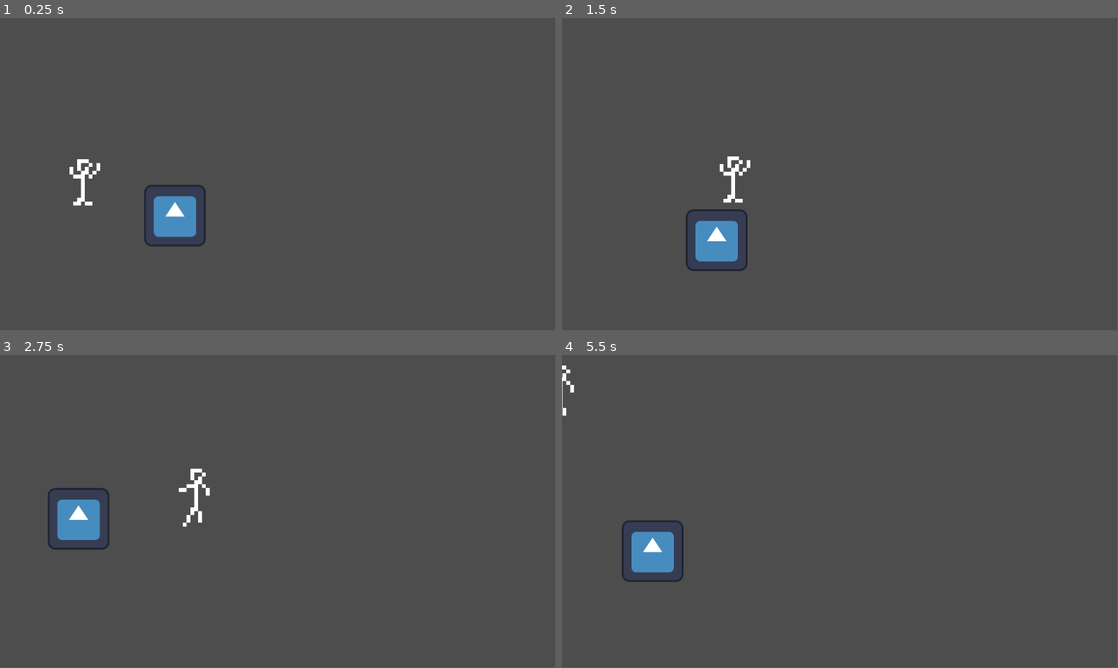
Above: before the commit, frames 1-4 (two rows, left to right).
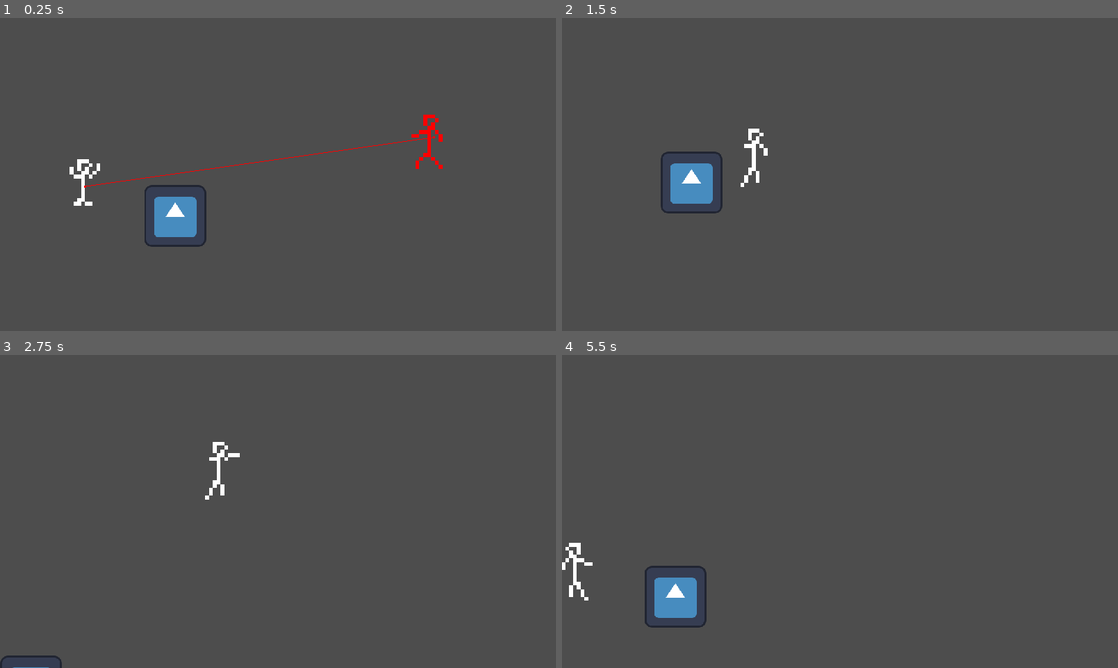
Above: after the commit, the same moments.

Repository: cookie1170/gwj70
Game: Godot game, scene res://scenes/levels/e.tscn
Same seed, same stepped clock (60 frames per second), same inputs: the game is played once before the commit and once after it. Before the commit the project starts from res://e.tscn. The engine's default icon, where the game draws it, is replaced by a stand-in: a white triangle on a blue panel in a dark square.
Inputs (mouse positions are in pixels of both pictures, inside the frame that each line leads up to):
- Up to frame 1 (0.25 s): no input
- Up to frame 2 (1.5 s): tap Enter (ui_accept) at 0.5 s; move the mouse to (962, 158) at 0.52 s; hold Right (ui_right) 0.53-1.28 s; hold Enter (ui_accept) 0.53-1.28 s; tap Space (jump, bound only after the commit) at 0.77, 1.07 s; click (962, 158) at 0.8 s; move the mouse to (728, 190) at 1.27 s; hold S from 1.28 s (still down); click (728, 190) at 1.35 s
- Up to frame 3 (2.75 s): tap Space (jump, bound only after the commit) at 1.52, 1.55, 1.82 s; move the mouse to (333, 442) at 2.02 s; release S at 2.03 s; hold Right (ui_right) from 2.03 s (still down); hold Space (jump, bound only after the commit) from 2.03 s (still down); click (333, 442) at 2.17 s; tap Enter (ui_accept) at 2.3 s
- Up to frame 4 (5.5 s): move the mouse to (812, 574) at 2.77 s; release Right (ui_right) at 2.78 s; release Space (jump, bound only after the commit) at 2.78 s; hold W 2.78-3.53 s; tap Enter (ui_accept) at 2.85, 4.55 s; tap Space (jump, bound only after the commit) at 3.02, 3.32, 4.52, 4.82 s; click (812, 574) at 3.05 s; move the mouse to (1006, 558) at 3.52 s; hold Space (jump, bound only after the commit) 3.53-4.28 s; hold Left (ui_left) 3.53-5.03 s; click (1006, 558) at 3.6 s; move the mouse to (673, 464) at 4.27 s; tap F at 4.35 s; click (673, 464) at 4.42 s; move the mouse to (867, 511) at 5.02 s; hold S from 5.03 s (still down); hold Enter (ui_accept) from 5.03 s (still down); click (867, 511) at 5.3 s
In our replay, the window is 799x449 before the commit and 800x450 after it. These sizes can differ from the game's own. Grey fills any space a smaller window leaves; there, only what the larger window draws over its background counts as a difference.

The runs differ from the first frame. In frame 1, 0.6% of the frame differs, in the area x 13-80%, y 30-74%; in frame 2, 3.0%, in the area x 17-37%, y 35-81%; in frame 3, 1.9%; in frame 4, 2.8%.

Commit message:
it works (barely)

Diff:
--- a/e.tscn
+++ /dev/null
@@ -1,47 +0,0 @@
-[gd_scene load_steps=8 format=3 uid="uid://cvsmqoypsg30s"]
-
-[ext_resource type="PackedScene" uid="uid://tkgv3h3sywn1" path="res://player.tscn" id="1_52rhu"]
-[ext_resource type="Script" path="res://addons/phantom_camera/scripts/phantom_camera_host/phantom_camera_host.gd" id="2_euado"]
-[ext_resource type="Script" path="res://addons/phantom_camera/scripts/phantom_camera/phantom_camera_2d.gd" id="3_v5n4x"]
-[ext_resource type="Script" path="res://addons/phantom_camera/scripts/resources/tween_resource.gd" id="4_rcuu8"]
-[ext_resource type="Texture2D" uid="uid://bspxaqvsgmpsl" path="res://icon.svg" id="5_gllil"]
-
-[sub_resource type="WorldBoundaryShape2D" id="WorldBoundaryShape2D_cd627"]
-
-[sub_resource type="Resource" id="Resource_vvpjj"]
-script = ExtResource("4_rcuu8")
-duration = 1.0
-transition = 0
-ease = 2
-
-[node name="e" type="Node2D"]
-
-[node name="CharacterBody2D" parent="." instance=ExtResource("1_52rhu")]
-position = Vector2(-3, -100)
-
-[node name="Camera2D" type="Camera2D" parent="."]
-position = Vector2(397, -100)
-
-[node name="PhantomCameraHost" type="Node" parent="Camera2D"]
-script = ExtResource("2_euado")
-
-[node name="StaticBody2D" type="StaticBody2D" parent="."]
-
-[node name="CollisionShape2D" type="CollisionShape2D" parent="StaticBody2D"]
-shape = SubResource("WorldBoundaryShape2D_cd627")
-
-[node name="PhantomCamera2D" type="Node2D" parent="." node_paths=PackedStringArray("follow_target")]
-position = Vector2(397, -100)
-script = ExtResource("3_v5n4x")
-follow_mode = 5
-follow_target = NodePath("../CharacterBody2D")
-tween_resource = SubResource("Resource_vvpjj")
-follow_offset = Vector2(400, 0)
-follow_damping = true
-follow_damping_value = Vector2(0.2, 0.2)
-dead_zone_width = 0.3
-dead_zone_height = 0.4
-
-[node name="Sprite2D" type="Sprite2D" parent="."]
-position = Vector2(184, -14)
-texture = ExtResource("5_gllil")
--- a/project.godot
+++ b/project.godot
@@ -11,7 +11,7 @@
 [application]
 
 config/name="godot wild jam 70"
-run/main_scene="res://e.tscn"
+run/main_scene="res://scenes/levels/e.tscn"
 config/features=PackedStringArray("4.2", "GL Compatibility")
 boot_splash/bg_color=Color(0.0784314, 0.133333, 0.25098, 1)
 boot_splash/image="res://boot splash.png"
@@ -21,9 +21,39 @@
 
 PhantomCameraManager="*res://addons/phantom_camera/scripts/managers/phantom_camera_manager.gd"
 
+[display]
+
+window/stretch/mode="canvas_items"
+window/stretch/aspect="ignore"
+
 [editor_plugins]
 
 enabled=PackedStringArray("res://addons/phantom_camera/plugin.cfg")
+
+[input]
+
+left={
+"deadzone": 0.5,
+"events": [Object(InputEventKey,"resource_local_to_scene":false,"resource_name":"","device":-1,"window_id":0,"alt_pressed":false,"shift_pressed":false,"ctrl_pressed":false,"meta_pressed":false,"pressed":false,"keycode":0,"physical_keycode":65,"key_label":0,"unicode":97,"echo":false,"script":null)
+, Object(InputEventKey,"resource_local_to_scene":false,"resource_name":"","device":-1,"window_id":0,"alt_pressed":false,"shift_pressed":false,"ctrl_pressed":false,"meta_pressed":false,"pressed":false,"keycode":0,"physical_keycode":4194319,"key_label":0,"unicode":0,"echo":false,"script":null)
+]
+}
+right={
+"deadzone": 0.5,
+"events": [Object(InputEventKey,"resource_local_to_scene":false,"resource_name":"","device":-1,"window_id":0,"alt_pressed":false,"shift_pressed":false,"ctrl_pressed":false,"meta_pressed":false,"pressed":false,"keycode":0,"physical_keycode":68,"key_label":0,"unicode":100,"echo":false,"script":null)
+, Object(InputEventKey,"resource_local_to_scene":false,"resource_name":"","device":-1,"window_id":0,"alt_pressed":false,"shift_pressed":false,"ctrl_pressed":false,"meta_pressed":false,"pressed":false,"keycode":0,"physical_keycode":4194321,"key_label":0,"unicode":0,"echo":false,"script":null)
+]
+}
+jump={
+"deadzone": 0.5,
+"events": [Object(InputEventKey,"resource_local_to_scene":false,"resource_name":"","device":-1,"window_id":0,"alt_pressed":false,"shift_pressed":false,"ctrl_pressed":false,"meta_pressed":false,"pressed":false,"keycode":0,"physical_keycode":32,"key_label":0,"unicode":32,"echo":false,"script":null)
+]
+}
+attack={
+"deadzone": 0.5,
+"events": [Object(InputEventMouseButton,"resource_local_to_scene":false,"resource_name":"","device":-1,"window_id":0,"alt_pressed":false,"shift_pressed":false,"ctrl_pressed":false,"meta_pressed":false,"button_mask":0,"position":Vector2(0, 0),"global_position":Vector2(0, 0),"factor":1.0,"button_index":1,"canceled":false,"pressed":false,"double_click":false,"script":null)
+]
+}
 
 [rendering]
 
--- /dev/null
+++ b/scenes/levels/e.tscn
@@ -0,0 +1,78 @@
+[gd_scene load_steps=13 format=3 uid="uid://cvsmqoypsg30s"]
+
+[ext_resource type="PackedScene" uid="uid://tkgv3h3sywn1" path="res://scenes/reusable/player.tscn" id="1_2n45e"]
+[ext_resource type="Script" path="res://addons/phantom_camera/scripts/phantom_camera_host/phantom_camera_host.gd" id="2_s5u4d"]
+[ext_resource type="Script" path="res://addons/phantom_camera/scripts/phantom_camera/phantom_camera_2d.gd" id="3_jsnd8"]
+[ext_resource type="Script" path="res://addons/phantom_camera/scripts/resources/tween_resource.gd" id="4_6sxv4"]
+[ext_resource type="Texture2D" uid="uid://bspxaqvsgmpsl" path="res://icon.svg" id="5_ggj1n"]
+[ext_resource type="Texture2D" uid="uid://dwwyxq1knic5" path="res://assets/sprites/Sprite-0005.png" id="6_qmkdu"]
+[ext_resource type="PackedScene" uid="uid://b1of8vehbfmeq" path="res://scenes/reusable/enemy.tscn" id="7_g4fwv"]
+
+[sub_resource type="WorldBoundaryShape2D" id="WorldBoundaryShape2D_cd627"]
+
+[sub_resource type="Resource" id="Resource_vvpjj"]
+script = ExtResource("4_6sxv4")
+duration = 1.0
+transition = 0
+ease = 2
+
+[sub_resource type="TileSetAtlasSource" id="TileSetAtlasSource_k0oqk"]
+texture = ExtResource("6_qmkdu")
+0:0/0 = 0
+0:0/0/physics_layer_0/linear_velocity = Vector2(0, 0)
+0:0/0/physics_layer_0/angular_velocity = 0.0
+
+[sub_resource type="TileSet" id="TileSet_bwtmp"]
+physics_layer_0/collision_layer = 1
+navigation_layer_0/layers = 1
+sources/0 = SubResource("TileSetAtlasSource_k0oqk")
+
+[sub_resource type="NavigationPolygon" id="NavigationPolygon_t5omd"]
+vertices = PackedVector2Array(908, -380, 908, 172, -144, 159, -135, -384)
+polygons = Array[PackedInt32Array]([PackedInt32Array(0, 1, 2, 3)])
+outlines = Array[PackedVector2Array]([PackedVector2Array(918, -390, 918, 183, -155, 169, -145, -395)])
+source_geometry_group_name = &"navigation_polygon_source_group"
+
+[node name="e" type="Node2D"]
+
+[node name="player" parent="." instance=ExtResource("1_2n45e")]
+position = Vector2(-3, -100)
+
+[node name="enemy" parent="." node_paths=PackedStringArray("target") instance=ExtResource("7_g4fwv")]
+position = Vector2(730, -178)
+target = NodePath("../player")
+
+[node name="Camera2D" type="Camera2D" parent="."]
+position = Vector2(397, -100)
+
+[node name="PhantomCameraHost" type="Node" parent="Camera2D"]
+script = ExtResource("2_s5u4d")
+
+[node name="StaticBody2D" type="StaticBody2D" parent="."]
+
+[node name="CollisionShape2D" type="CollisionShape2D" parent="StaticBody2D"]
+shape = SubResource("WorldBoundaryShape2D_cd627")
+
+[node name="PhantomCamera2D" type="Node2D" parent="." node_paths=PackedStringArray("follow_target")]
+position = Vector2(397, -100)
+script = ExtResource("3_jsnd8")
+follow_mode = 5
+follow_target = NodePath("../player")
+tween_resource = SubResource("Resource_vvpjj")
+follow_offset = Vector2(400, 0)
+follow_damping = true
+follow_damping_value = Vector2(0.2, 0.2)
+dead_zone_width = 0.3
+dead_zone_height = 0.4
+
+[node name="Sprite2D" type="Sprite2D" parent="."]
+position = Vector2(184, -14)
+texture = ExtResource("5_ggj1n")
+
+[node name="TileMap" type="TileMap" parent="."]
+scale = Vector2(4, 4)
+tile_set = SubResource("TileSet_bwtmp")
+format = 2
+
+[node name="NavigationRegion2D" type="NavigationRegion2D" parent="."]
+navigation_polygon = SubResource("NavigationPolygon_t5omd")
--- /dev/null
+++ b/scenes/reusable/enemy.gd
@@ -0,0 +1,26 @@
+extends CharacterBody2D
+
+#literally just copy pasted this from a yt tutorial
+
+@export var target: Node2D
+
+var speed = 300
+var acceleration = 7
+
+@onready var navigation_agent: NavigationAgent2D = $NavigationAgent2D
+
+func _physics_process(delta):
+	var direction = Vector2.ZERO
+
+	direction = navigation_agent.get_next_path_position() - global_position
+	direction = direction.normalized()
+
+	velocity = velocity.lerp(direction * speed, acceleration * delta)
+
+	move_and_slide()
+
+func _on_timer_timeout():
+	navigation_agent.target_position = target.global_position
+
+func get_hit():
+	queue_free()
--- /dev/null
+++ b/scenes/reusable/enemy.tscn
@@ -0,0 +1,172 @@
+[gd_scene load_steps=22 format=3 uid="uid://b1of8vehbfmeq"]
+
+[ext_resource type="Script" path="res://scenes/reusable/enemy.gd" id="1_s4ast"]
+[ext_resource type="Texture2D" uid="uid://cjh5a1ff7vve7" path="res://assets/sprites/Sprite-0004-export.png" id="2_qutl4"]
+[ext_resource type="Texture2D" uid="uid://cg8i4g1se77yd" path="res://assets/sprites/Sprite-0003-export.png" id="3_fgxve"]
+[ext_resource type="Texture2D" uid="uid://ctrmlynlhvhuc" path="res://assets/sprites/Sprite-0001-Sheet.png" id="4_n2x2m"]
+[ext_resource type="Texture2D" uid="uid://cwxyx8x3qvvuc" path="res://assets/sprites/Sprite-0002-export.png" id="5_vhn4l"]
+
+[sub_resource type="AtlasTexture" id="AtlasTexture_te7bf"]
+atlas = ExtResource("2_qutl4")
+region = Rect2(0, 0, 16, 16)
+
+[sub_resource type="AtlasTexture" id="AtlasTexture_210o3"]
+atlas = ExtResource("2_qutl4")
+region = Rect2(16, 0, 16, 16)
+
+[sub_resource type="AtlasTexture" id="AtlasTexture_r8qeu"]
+atlas = ExtResource("2_qutl4")
+region = Rect2(32, 0, 16, 16)
+
+[sub_resource type="AtlasTexture" id="AtlasTexture_3tl8k"]
+atlas = ExtResource("2_qutl4")
+region = Rect2(48, 0, 16, 16)
+
+[sub_resource type="AtlasTexture" id="AtlasTexture_l3mk4"]
+atlas = ExtResource("3_fgxve")
+region = Rect2(48, 0, 16, 16)
+
+[sub_resource type="AtlasTexture" id="AtlasTexture_a2hbk"]
+atlas = ExtResource("4_n2x2m")
+region = Rect2(0, 0, 16, 16)
+
+[sub_resource type="AtlasTexture" id="AtlasTexture_hxnbl"]
+atlas = ExtResource("4_n2x2m")
+region = Rect2(16, 0, 16, 16)
+
+[sub_resource type="AtlasTexture" id="AtlasTexture_6vlbg"]
+atlas = ExtResource("3_fgxve")
+region = Rect2(0, 0, 16, 16)
+
+[sub_resource type="AtlasTexture" id="AtlasTexture_528p4"]
+atlas = ExtResource("3_fgxve")
+region = Rect2(16, 0, 16, 16)
+
+[sub_resource type="AtlasTexture" id="AtlasTexture_umptx"]
+atlas = ExtResource("3_fgxve")
+region = Rect2(32, 0, 16, 16)
+
+[sub_resource type="AtlasTexture" id="AtlasTexture_x5ais"]
+atlas = ExtResource("5_vhn4l")
+region = Rect2(0, 0, 16, 16)
+
+[sub_resource type="AtlasTexture" id="AtlasTexture_nlo0q"]
+atlas = ExtResource("5_vhn4l")
+region = Rect2(16, 0, 16, 16)
+
+[sub_resource type="AtlasTexture" id="AtlasTexture_rqevd"]
+atlas = ExtResource("5_vhn4l")
+region = Rect2(32, 0, 16, 16)
+
+[sub_resource type="SpriteFrames" id="SpriteFrames_1lka1"]
+animations = [{
+"frames": [{
+"duration": 1.0,
+"texture": SubResource("AtlasTexture_te7bf")
+}, {
+"duration": 1.0,
+"texture": SubResource("AtlasTexture_210o3")
+}, {
+"duration": 1.0,
+"texture": SubResource("AtlasTexture_r8qeu")
+}, {
+"duration": 1.0,
+"texture": SubResource("AtlasTexture_3tl8k")
+}],
+"loop": false,
+"name": &"attack",
+"speed": 5.0
+}, {
+"frames": [{
+"duration": 1.0,
+"texture": SubResource("AtlasTexture_l3mk4")
+}],
+"loop": true,
+"name": &"fall",
+"speed": 5.0
+}, {
+"frames": [{
+"duration": 1.0,
+"texture": SubResource("AtlasTexture_a2hbk")
+}, {
+"duration": 1.0,
+"texture": SubResource("AtlasTexture_hxnbl")
+}],
+"loop": true,
+"name": &"idle",
+"speed": 5.0
+}, {
+"frames": [{
+"duration": 1.0,
+"texture": SubResource("AtlasTexture_6vlbg")
+}, {
+"duration": 1.0,
+"texture": SubResource("AtlasTexture_528p4")
+}, {
+"duration": 1000.0,
+"texture": SubResource("AtlasTexture_umptx")
+}],
+"loop": true,
+"name": &"jump",
+"speed": 5.0
+}, {
+"frames": [{
+"duration": 1.0,
+"texture": SubResource("AtlasTexture_x5ais")
+}, {
+"duration": 1.0,
+"texture": SubResource("AtlasTexture_nlo0q")
+}, {
+"duration": 1.0,
+"texture": SubResource("AtlasTexture_rqevd")
+}],
+"loop": true,
+"name": &"run",
+"speed": 5.0
+}]
+
+[sub_resource type="CapsuleShape2D" id="CapsuleShape2D_v4dux"]
+radius = 27.0
+height = 123.0
+
+[sub_resource type="CapsuleShape2D" id="CapsuleShape2D_ufq3f"]
+radius = 2.25
+height = 7.0
+
+[node name="enemy" type="CharacterBody2D"]
+collision_layer = 2
+motion_mode = 1
+wall_min_slide_angle = 0.0
+script = ExtResource("1_s4ast")
+
+[node name="sprite" type="AnimatedSprite2D" parent="."]
+modulate = Color(1, 0, 0, 1)
+scale = Vector2(8, 8)
+sprite_frames = SubResource("SpriteFrames_1lka1")
+animation = &"attack"
+autoplay = "idle"
+frame = 3
+frame_progress = 1.0
+
+[node name="hitbox" type="CollisionShape2D" parent="."]
+shape = SubResource("CapsuleShape2D_v4dux")
+debug_color = Color(0.7, 0, 0, 0.419608)
+
+[node name="NavigationAgent2D" type="NavigationAgent2D" parent="."]
+debug_enabled = true
+
+[node name="Timer" type="Timer" parent="."]
+wait_time = 0.1
+autostart = true
+
+[node name="atk_area" type="Area2D" parent="."]
+position = Vector2(60, -30)
+scale = Vector2(8, 8)
+collision_mask = 2
+
+[node name="atk_hitbox" type="CollisionShape2D" parent="atk_area"]
+shape = SubResource("CapsuleShape2D_ufq3f")
+debug_color = Color(0.701961, 0, 0, 0.419608)
+
+[connection signal="timeout" from="Timer" to="." method="_on_timer_timeout"]
+[connection signal="body_entered" from="atk_area" to="." method="_on_atk_entered"]
--- a/player.tscn
+++ b/scenes/reusable/player.tscn
@@ -1,9 +1,26 @@
-[gd_scene load_steps=16 format=3 uid="uid://tkgv3h3sywn1"]
+[gd_scene load_steps=22 format=3 uid="uid://tkgv3h3sywn1"]
 
 [ext_resource type="Script" path="res://scripts/controller.gd" id="1_g2unk"]
 [ext_resource type="Texture2D" uid="uid://ctrmlynlhvhuc" path="res://assets/sprites/Sprite-0001-Sheet.png" id="2_et52p"]
+[ext_resource type="Texture2D" uid="uid://cjh5a1ff7vve7" path="res://assets/sprites/Sprite-0004-export.png" id="2_ysigi"]
 [ext_resource type="Texture2D" uid="uid://cwxyx8x3qvvuc" path="res://assets/sprites/Sprite-0002-export.png" id="3_5n15m"]
 [ext_resource type="Texture2D" uid="uid://cg8i4g1se77yd" path="res://assets/sprites/Sprite-0003-export.png" id="3_tkkra"]
+
+[sub_resource type="AtlasTexture" id="AtlasTexture_te7bf"]
+atlas = ExtResource("2_ysigi")
+region = Rect2(0, 0, 16, 16)
+
+[sub_resource type="AtlasTexture" id="AtlasTexture_210o3"]
+atlas = ExtResource("2_ysigi")
+region = Rect2(16, 0, 16, 16)
+
+[sub_resource type="AtlasTexture" id="AtlasTexture_r8qeu"]
+atlas = ExtResource("2_ysigi")
+region = Rect2(32, 0, 16, 16)
+
+[sub_resource type="AtlasTexture" id="AtlasTexture_3tl8k"]
+atlas = ExtResource("2_ysigi")
+region = Rect2(48, 0, 16, 16)
 
 [sub_resource type="AtlasTexture" id="AtlasTexture_l3mk4"]
 atlas = ExtResource("3_tkkra")
@@ -43,6 +60,23 @@
 
 [sub_resource type="SpriteFrames" id="SpriteFrames_1lka1"]
 animations = [{
+"frames": [{
+"duration": 1.0,
+"texture": SubResource("AtlasTexture_te7bf")
+}, {
+"duration": 1.0,
+"texture": SubResource("AtlasTexture_210o3")
+}, {
+"duration": 1.0,
+"texture": SubResource("AtlasTexture_r8qeu")
+}, {
+"duration": 1.0,
+"texture": SubResource("AtlasTexture_3tl8k")
+}],
+"loop": false,
+"name": &"attack",
+"speed": 5.0
+}, {
 "frames": [{
 "duration": 1.0,
 "texture": SubResource("AtlasTexture_l3mk4")
@@ -95,15 +129,32 @@
 radius = 27.0
 height = 123.0
 
-[node name="player" type="CharacterBody2D"]
+[sub_resource type="CapsuleShape2D" id="CapsuleShape2D_ufq3f"]
+radius = 2.25
+height = 7.0
+
+[node name="player" type="CharacterBody2D" groups=["player"]]
+collision_layer = 2
 script = ExtResource("1_g2unk")
 
 [node name="sprite" type="AnimatedSprite2D" parent="."]
 scale = Vector2(8, 8)
 sprite_frames = SubResource("SpriteFrames_1lka1")
-animation = &"jump"
+animation = &"attack"
 autoplay = "idle"
+frame = 3
+frame_progress = 1.0
 
 [node name="hitbox" type="CollisionShape2D" parent="."]
-position = Vector2(0, 0.5)
 shape = SubResource("CapsuleShape2D_v4dux")
+
+[node name="atk_area" type="Area2D" parent="."]
+position = Vector2(60, -30)
+scale = Vector2(8, 8)
+collision_mask = 2
+
+[node name="atk_hitbox" type="CollisionShape2D" parent="atk_area"]
+shape = SubResource("CapsuleShape2D_ufq3f")
+debug_color = Color(0.7, 0.606667, 0, 0.419608)
+
+[connection signal="body_entered" from="atk_area" to="." method="_on_atk_entered"]
--- a/scripts/controller.gd
+++ b/scripts/controller.gd
@@ -1,51 +1,84 @@
 extends CharacterBody2D
 
 
-const SPEED = 300.0
-const JUMP_VELOCITY = -900.0
+var speed = 450.0
+var jump_velocity = -900.0
+var accel = 25
+var decel = 40
+
 
 @onready var sprite = $sprite
+@onready var atk_area = $atk_area
 
 var gravity = ProjectSettings.get_setting("physics/2d/default_gravity")
 var jumped = false
 var released_jump = false
 var j_buffered = false
+var attacking = false
+
+
+func _ready():
+	remove_child(atk_area)
+
+func attack():
+	attacking = true
+	add_child(atk_area)
+	sprite.play("attack")
+	await sprite.animation_finished
+	attacking = false
+	remove_child(atk_area)
 
 
 func _physics_process(delta):
-	# Add the gravity.
+	# gravity
 	if not is_on_floor():
 		velocity.y += gravity * delta
 
-	# Handle jump.
-	if Input.is_action_just_pressed("ui_accept") or j_buffered:
+
+	#jump spaghetti don't look at this please i'm begging you
+	if Input.is_action_just_pressed("jump") or j_buffered and Input.is_action_pressed("jump"):
 		if is_on_floor():
-			velocity.y = JUMP_VELOCITY
+			velocity.y = jump_velocity
 			jumped = true
-			sprite.play("jump")
+			if not attacking:
+				sprite.play("jump")
 		if not is_on_floor() and not j_buffered:
 			j_buffered = true
-			await get_tree().create_timer(.15).timeout
+			await get_tree().create_timer(.2).timeout
 			j_buffered = false
-	if not is_on_floor() and not jumped:
-		sprite.play("fall")
-	if not Input.is_action_pressed("ui_accept") and jumped:
+	if not Input.is_action_pressed("jump") and jumped:
 		velocity.y -= velocity.y/2
 		jumped = false
 		gravity *= 2.5
 	if is_on_floor():
 		gravity = ProjectSettings.get_setting("physics/2d/default_gravity")
+	if velocity.y >= 0:
+		jumped = false
 
-	# Get the input direction and handle the movement/deceleration.
-	# As good practice, you should replace UI actions with custom gameplay actions.
-	var direction = Input.get_axis("ui_left", "ui_right")
+	if Input.is_action_just_pressed("attack") and not attacking:
+		attack()
+
+	var direction = Input.get_axis("left", "right")
 	if direction:
-		velocity.x = direction * SPEED
-		if is_on_floor() and not jumped :
+		velocity.x = move_toward(velocity.x, direction * speed, accel)
+		if direction == -1:
+			sprite.flip_h = true
+			atk_area.position.x = -60
+		if direction == 1:
+			sprite.flip_h = false
+			atk_area.position.x = 60
+		if is_on_floor() and not attacking:
 			sprite.play("run")
-	else:
-		velocity.x = move_toward(velocity.x, 0, SPEED)
-		if is_on_floor() and not jumped:
+	if !direction:
+		velocity.x = move_toward(velocity.x, 0, decel)
+		if not attacking and not jumped:
 			sprite.play("idle")
 
+	if not is_on_floor() and not jumped and not attacking:
+		sprite.play("fall")
+
 	move_and_slide()
+
+
+func _on_atk_entered(body):
+	body.get_hit()
Binary file added: assets/sprites/Sprite-0004-export.png
Not shown, added: assets/sprites/Sprite-0004-export.png.import
Binary file added: assets/sprites/Sprite-0005.png
Not shown, added: assets/sprites/Sprite-0005.png.import
Not shown, added: scenes/reusable/ene92A5.tmp
Not shown, added: scenes/reusable/eneAA43.tmp
